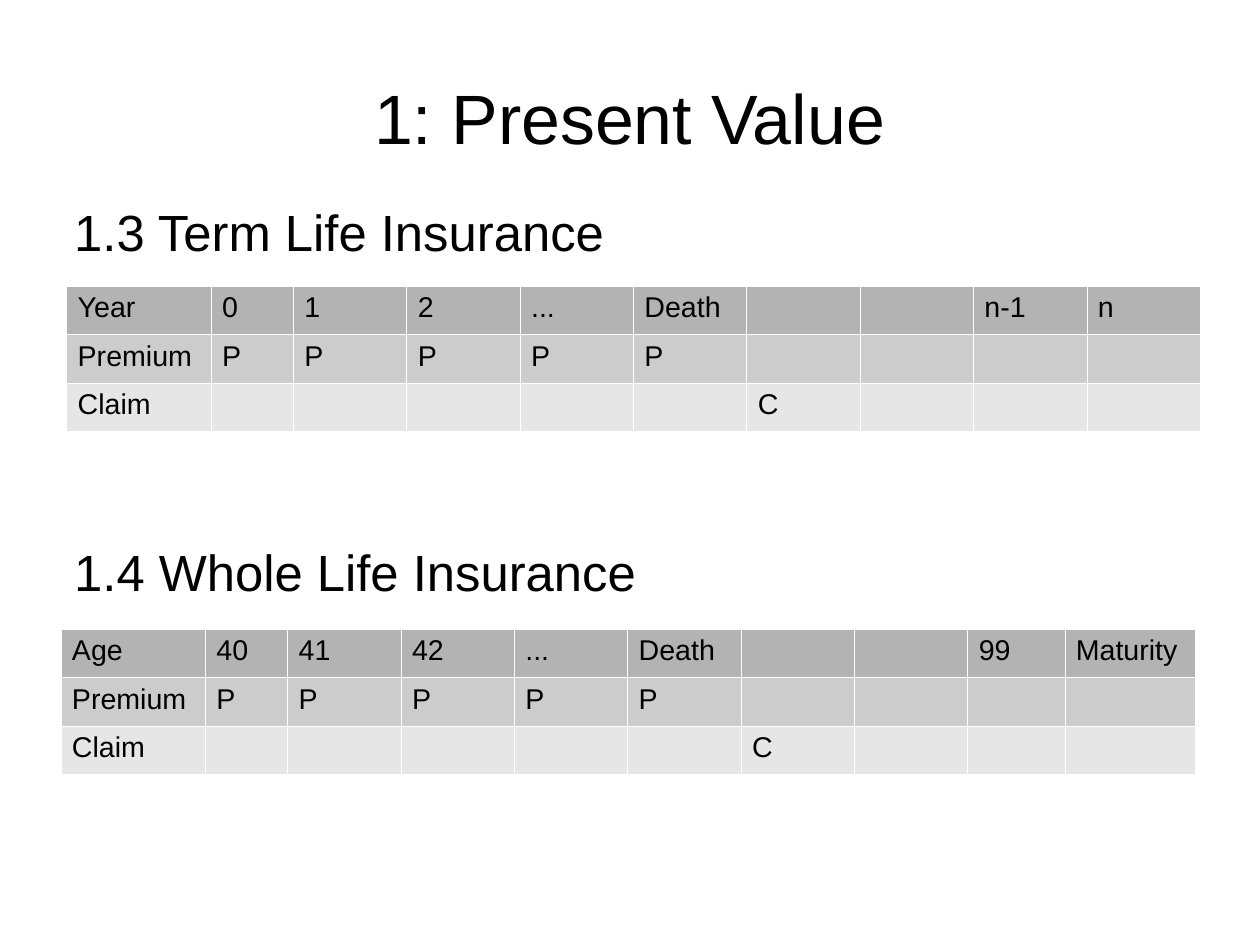
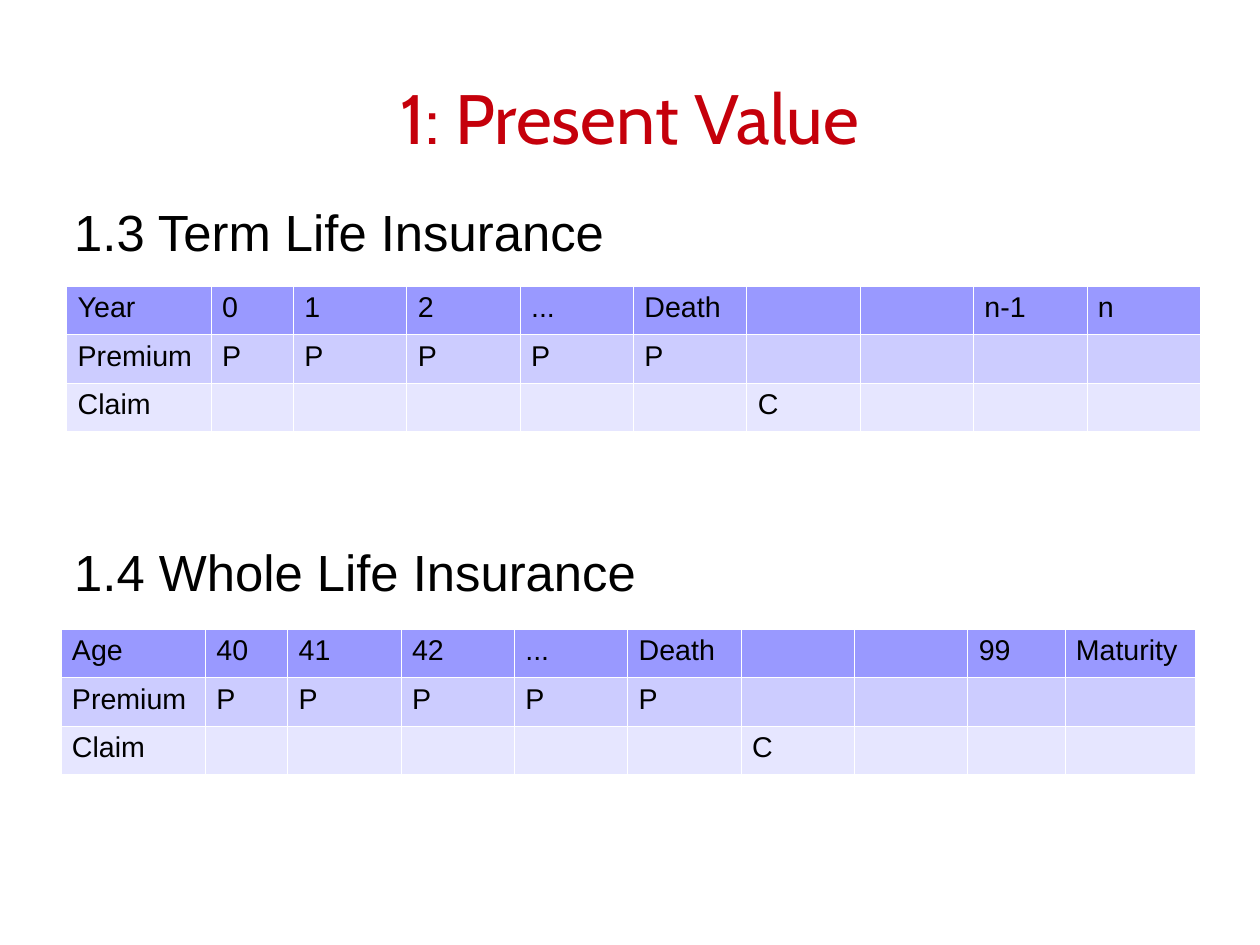
Before and after one commit to rockp1/Julia, a slide deck: slide 6 of juliaActuarial/docs/SlidesActuarial.odp. Drawn at 1260x945 pixels with LibreOffice and Linux fonts; fonts in the diff are those of the drawing. Boxes give left, top, right and bottom in pixels: in the first picture for what was removed or moved away, otherwise in the second. Text is boxed around its words. In the diff, an @@ line names an element or a change of style, - is before the commit and + after.

```diff
--- a/juliaActuarial/docs/SlidesActuarial.odp
+++ b/juliaActuarial/docs/SlidesActuarial.odp
@@ title "1: Present Value" at (401,91,859,145): font Arial to Cabin, text colour #000000 to #C5000B @@
@@ table at (66,286,1199,430) @@
@@ fill #B3B3B3 to #9999FF in row 1 @@
@@ fill #CCCCCC to #CCCCFF in row 2 @@
@@ fill #E6E6E6 to #E6E6FF in row 3 @@
@@ table at (61,629,1194,774) @@
@@ fill #B3B3B3 to #9999FF in row 1 @@
@@ fill #CCCCCC to #CCCCFF in row 2 @@
@@ fill #E6E6E6 to #E6E6FF in row 3 @@
```
Also in this commit, not shown: 7 other slides changed, 1 other file.
